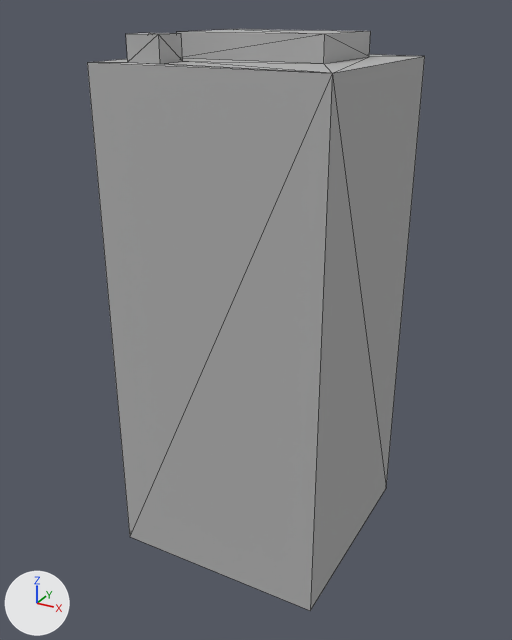
The OBJ model assets/highrise_4.obj as it was, and as the next commit left it.
One viewpoint serves both versions: a 50 mm lens placed at (38.5, -63.7, 48.7), pointed at (9.5, -10.9, 22.3). Arrows for +X, +Y and +Z are at lower left; the lights stay in place. Mesh edges are drawn as thin lines. Where no turn or scale is listed for an object, it has been applied to the vertices.

The first picture shows 'highrise_4'.
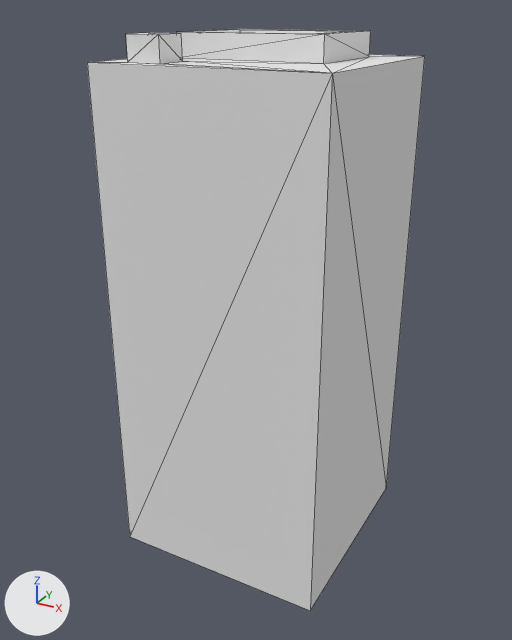
The change, as a list of edits to the scene's bpy script:
```text
Add mat_color_d20:
    mat_color_d20 = principled_material('Color_D20')
    mat_color_d20.base_color = (0.8, 0.8, 0.8)  # white #e7e7e7
    mat_color_d20.roughness = 1.0
Add mat_color_e14:
    mat_color_e14 = principled_material('Color_E14')
    mat_color_e14.base_color = (0.8, 0.8, 0.8)  # white #e7e7e7
    mat_color_e14.roughness = 1.0
Change me_highrise_4:
    used by ob_highrise_4; location = (0.0, 0.0, 0.0)
    remove me_highrise_4.from_pydata(...)  # 24 vertices, 42 faces; spans x 0.0..20.0, y -20.0..0.0, z 0.0..47.0
    add me_highrise_4.from_pydata(...)  # 32 vertices, 58 faces; spans x 0.0..20.0, y -20.0..0.0, z 0.0..47.0
    me_highrise_4 part 1
    2 faces are deleted
    8 vertices are added at x 4.2..15.0, y -11.6..-4.2, z 46.0..47.0
    16 new faces join them, mat_color_e14 (white #e7e7e7)
    2 new faces join them, mat_color_d20 (white #e7e7e7)
    me_highrise_4 part 2: 16 faces spanning x 0.0..20.0, y -20.0..0.0, z 45.0..47.0 switch from mat_color_005 (grey #b2b2b2) to mat_color_d20 (white #e7e7e7)
    me_highrise_4 part 3: 24 faces spanning x 0.0..20.0, y -20.0..0.0, z 0.0..47.0 switch from mat_color_005 (grey #b2b2b2) to mat_color_e14 (white #e7e7e7)
```

Boxes (x1, y1, x2, y2) around the edits, measured in the pictures (512 x 640 px):
part 1 of me_highrise_4, built on: (183, 29, 365, 34) in both
part 2 of me_highrise_4, recoloured (grey to white): (88, 54, 422, 73) in both
part 3 of me_highrise_4, recoloured: (87, 31, 425, 611) in both
